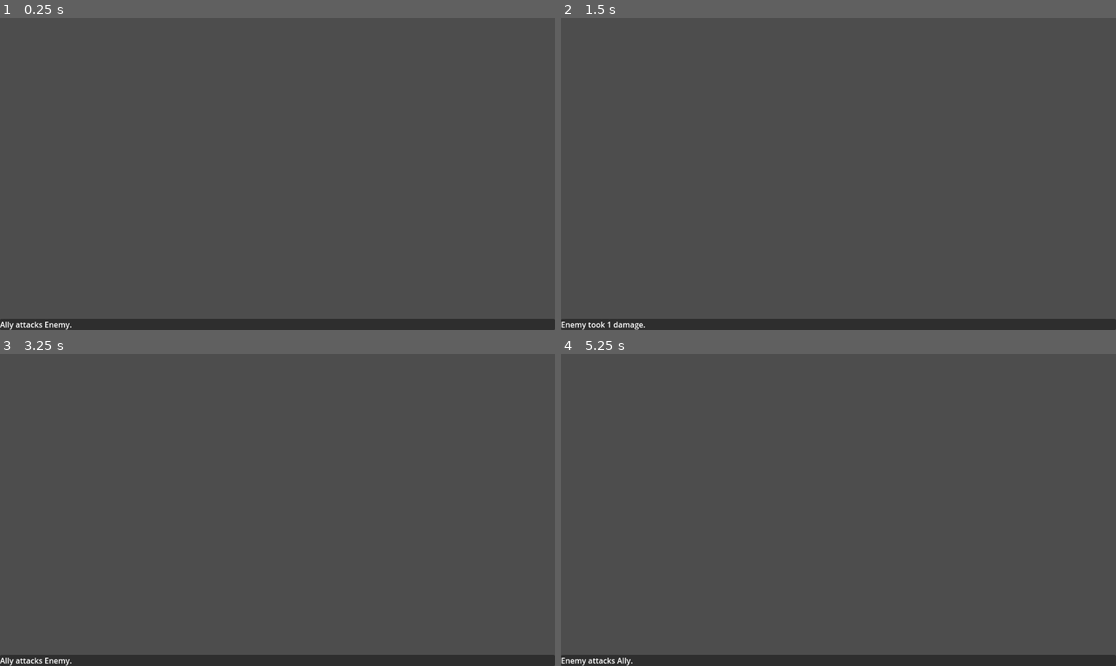
Above: before the commit, frames 1-4 (two rows, left to right).
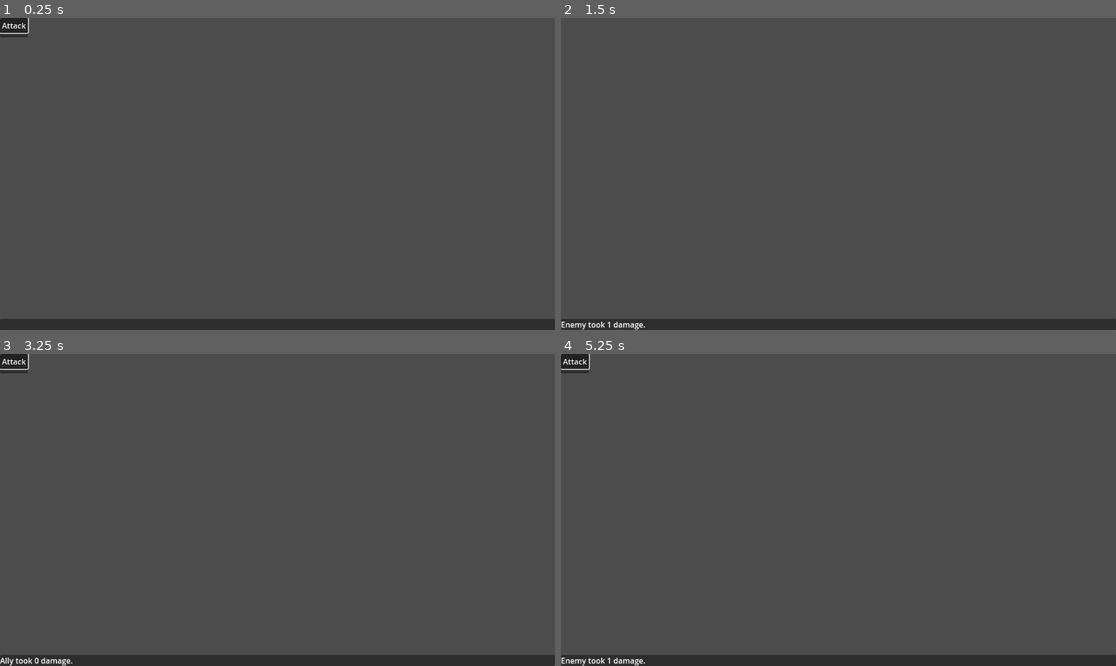
Above: after the commit, the same moments.

Repository: xap8Em/godot-3d-jrpg-template
Game: Godot game, scene res://battle/battle.tscn
The game is run twice, just before and just after one commit, with the same random seed, the same clock (stepped at 60 frames per second) and the same inputs. This scene is started directly instead of the project's main scene.
Inputs (mouse positions are in pixels of both pictures, inside the frame that each line leads up to):
- Up to frame 1 (0.25 s): no input
- Up to frame 2 (1.5 s): click (577, 24) at 0.5 s, where only the run after the commit has a clickable "Attack"; tap Enter (ui_accept) at 1.25 s
- Up to frame 3 (3.25 s): tap Enter (ui_accept) at 1.52, 2.75, 3.02 s; click (16, 360) at 2 s, where only the run after the commit has a clickable "Attack"
- Up to frame 4 (5.25 s): click (577, 360) at 3.5 s, where only the run after the commit has a clickable "Attack"; tap Enter (ui_accept) at 4.25, 5 s

The runs differ from the first frame. In frame 1, 0.4% of the frame differs, in the area x 0-13%, y 0-100%; in frame 2, nothing differs; in frame 3, 0.4%; in frame 4, 0.4%.

Commit message:
Create CommandMenu

Diff:
--- a/battle/battle.gd
+++ b/battle/battle.gd
@@ -1,17 +1,19 @@
 extends Node
 
 
+const CommandMenu = preload("res://battle/command_menu.gd")
 const MessageWindow = preload("res://battle/message_window.gd")
 
 var _battlers: Array[Battler] = []
 var _is_over: bool = false
 
+@onready var _command_menu: CommandMenu = $CommandMenu
 @onready var _message_window: MessageWindow = $MessageWindow
 
 
 func _ready() -> void:
-	_battlers.append(Battler.new("Ally", _message_window, Statistics.new(2, 2, 8)))
-	_battlers.append(Battler.new("Enemy", _message_window, Statistics.new(1, 1, 4)))
+	_battlers.append(Battler.new(_command_menu, "Ally", _message_window, Statistics.new(2, 2, 8)))
+	_battlers.append(Battler.new(_command_menu, "Enemy", _message_window, Statistics.new(1, 1, 4)))
 
 	for battler: Battler in _battlers:
 		battler.was_knocked_out.connect(_on_battler_was_knocked_out)
@@ -37,12 +39,14 @@
 class Battler extends RefCounted:
 	signal was_knocked_out
 
+	var _command_menu: CommandMenu
 	var _display_name: String
 	var _message_window: MessageWindow
 	var _statistics: Statistics
 
 
-	func _init(display_name: String, message_window: MessageWindow, statistics: Statistics) -> void:
+	func _init(command_menu: CommandMenu, display_name: String, message_window: MessageWindow, statistics: Statistics) -> void:
+		_command_menu = command_menu
 		_display_name = display_name
 		_message_window = message_window
 		_statistics = statistics
@@ -51,6 +55,11 @@
 
 
 	func attack(target: Battler) -> void:
+		var command_index: int = await _command_menu.display_commands()
+
+		if command_index != 0:
+			return
+
 		await _message_window.display_message(_display_name + " attacks " + target.get_display_name() + ".")
 
 		var target_statistics: Statistics = target.get_statistics()
--- a/battle/battle.tscn
+++ b/battle/battle.tscn
@@ -1,7 +1,8 @@
-[gd_scene load_steps=3 format=3 uid="uid://cs8hjodkcxg0y"]
+[gd_scene load_steps=4 format=3 uid="uid://cs8hjodkcxg0y"]
 
 [ext_resource type="Script" path="res://battle/battle.gd" id="1_kxcv0"]
 [ext_resource type="Script" path="res://battle/message_window.gd" id="2_3p0v8"]
+[ext_resource type="Script" path="res://battle/command_menu.gd" id="3_tj3pr"]
 
 [node name="Battle" type="Node"]
 script = ExtResource("1_kxcv0")
@@ -22,3 +23,21 @@
 layout_mode = 2
 metadata/_edit_lock_ = true
 metadata/_edit_group_ = true
+
+[node name="CommandMenu" type="PanelContainer" parent="."]
+offset_right = 40.0
+offset_bottom = 40.0
+script = ExtResource("3_tj3pr")
+metadata/_edit_lock_ = true
+metadata/_edit_group_ = true
+
+[node name="VBoxContainer" type="VBoxContainer" parent="CommandMenu"]
+layout_mode = 2
+metadata/_edit_lock_ = true
+metadata/_edit_group_ = true
+
+[node name="AttackButton" type="Button" parent="CommandMenu/VBoxContainer"]
+layout_mode = 2
+text = "Attack"
+metadata/_edit_lock_ = true
+metadata/_edit_group_ = true
--- /dev/null
+++ b/battle/command_menu.gd
@@ -0,0 +1,37 @@
+extends PanelContainer
+
+
+signal command_selected(command_index: int)
+
+var _default_button: Button
+
+@onready var _vbox_container: VBoxContainer = $VBoxContainer
+
+
+func _ready() -> void:
+	for i: int in _vbox_container.get_child_count():
+		var button: Node = _vbox_container.get_child(i)
+
+		assert(button)
+
+		button.pressed.connect(_on_button_pressed.bind(i))
+
+	_default_button = _vbox_container.get_child(0)
+
+	assert(_default_button)
+
+
+func display_commands() -> int:
+	show()
+
+	_default_button.grab_focus.call_deferred()
+
+	var selected_command_index: int = await command_selected
+
+	hide()
+
+	return selected_command_index
+
+
+func _on_button_pressed(command_index: int) -> void:
+	command_selected.emit(command_index)
